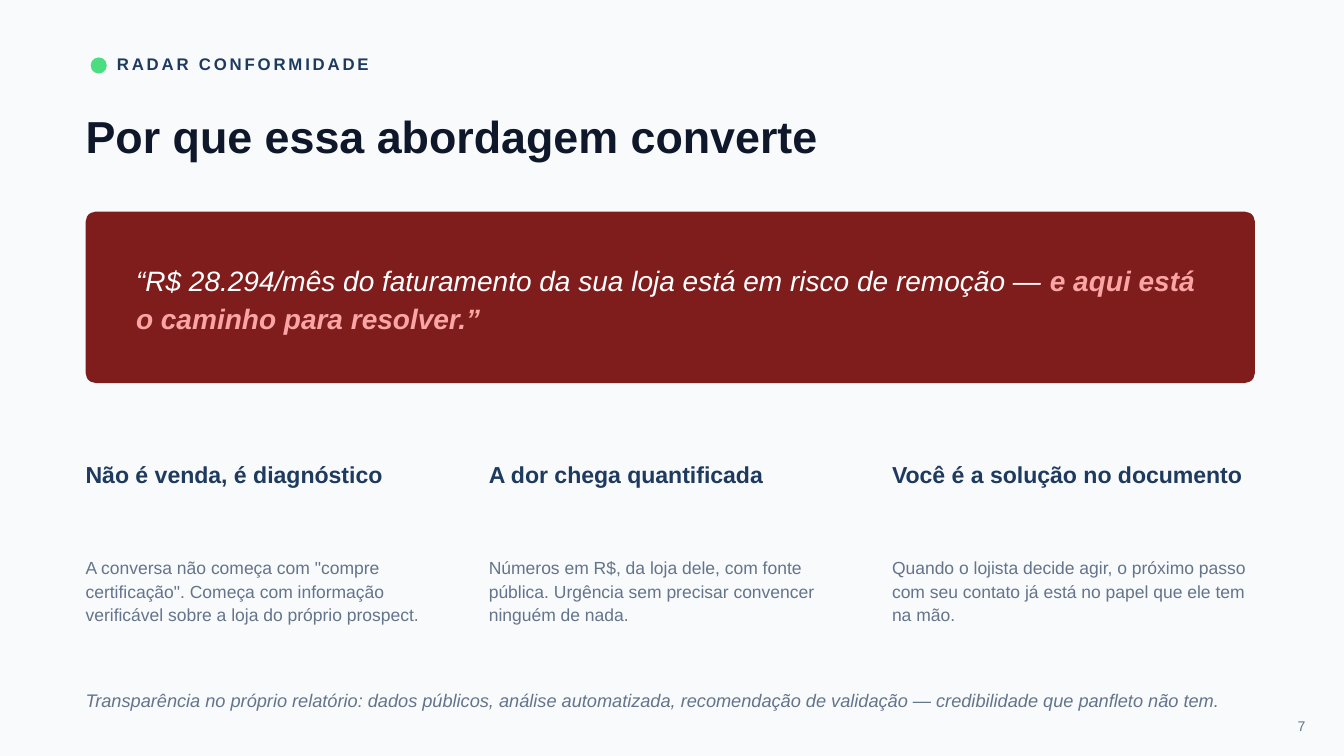
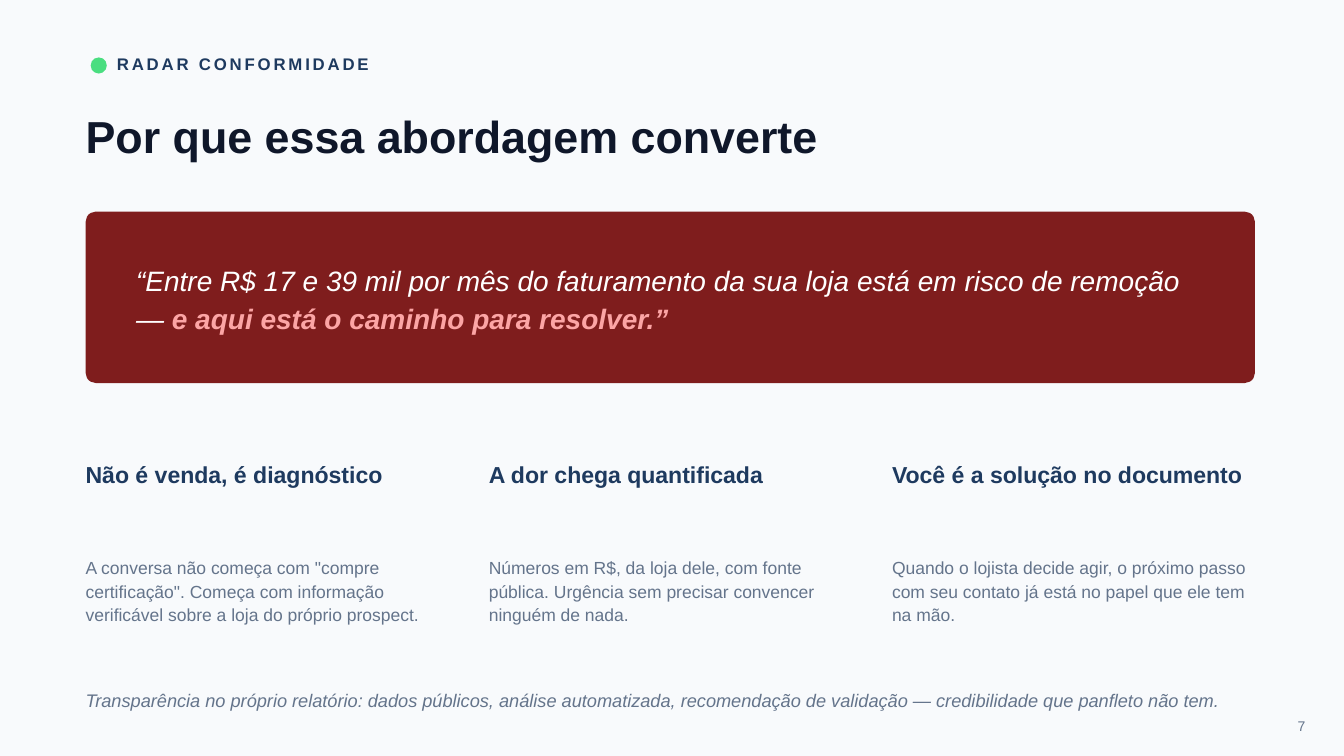
Before and after one commit to angelomarin11/homes-by-fattori, a slide deck: slide 7 of radar-anatel-inmetro/docs/deck-certificadoras.pptx. Drawn at 1344x756 pixels with LibreOffice and Linux fonts; fonts in the diff are those of the drawing. Boxes give left, top, right and bottom in pixels: in the first picture for what was removed or moved away, otherwise in the second. Text is boxed around its words. In the diff, an @@ line names an element or a change of style, - is before the commit and + after.

```diff
--- a/radar-anatel-inmetro/docs/deck-certificadoras.pptx
+++ b/radar-anatel-inmetro/docs/deck-certificadoras.pptx
@@ text at (x1=136, y1=270, x2=1179, y2=334): text changed @@
-“R$ 28.294/mês do faturamento da sua loja está em risco de remoção — e aqui está o caminho para resolver.”
+“Entre R$ 17 e 39 mil por mês do faturamento da sua loja está em risco de remoção — e aqui está o caminho para resolver.”
```
Also in this commit, not shown: 4 other slides changed, 11 other files.
